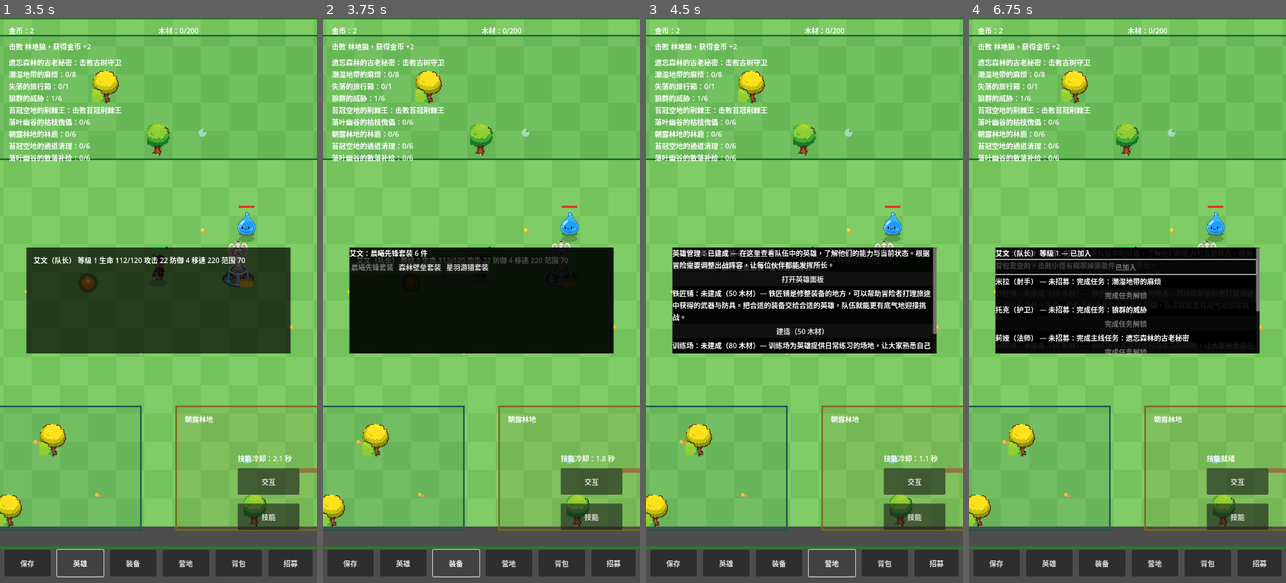
Above: before the commit, frames 1-4 (left to right).
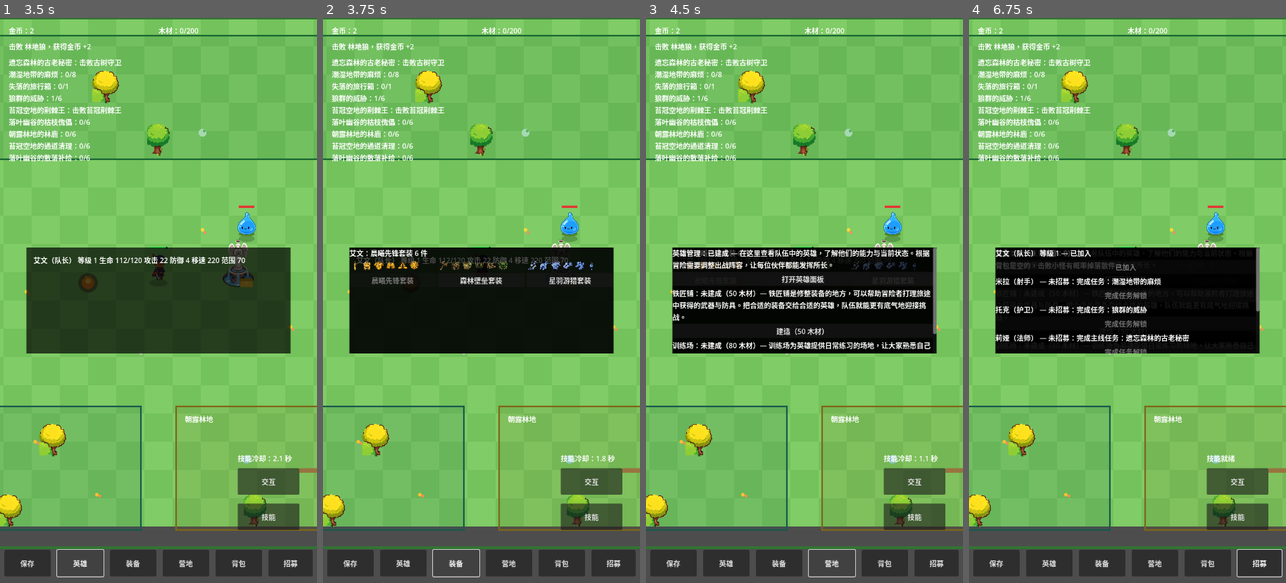
Above: after the commit, the same moments.

Repository: oneyi53/game
Game: Godot game, scene res://scenes/main.tscn
Same seed, same stepped clock (60 frames per second), same inputs: the game is played once before the commit and once after it.
Inputs:
- Up to frame 1 (3.5 s): click "技能" at 0.5 s; click "交互" at 1.25 s; click "保存" at 2 s; click "英雄" at 2.75 s
- Up to frame 2 (3.75 s): click "装备" at 3.5 s
- Up to frame 3 (4.5 s): click "营地" at 4.25 s
- Up to frame 4 (6.75 s): click "背包" at 5 s; click "招募" at 5.75 s; click "森林壁垒套装" at 6.5 s

Frame 1 is identical in both runs. In frame 2, 1.1% of the frame differs, in the area x 8-86%, y 42-48%; in frame 3, 0.3%; in frame 4, 0.5%.

Commit message:
art: connect existing equipment and scene sprites

Diff:
--- a/scripts/ui/equip_panel.gd
+++ b/scripts/ui/equip_panel.gd
@@ -1,17 +1,38 @@
 class_name EquipPanel
 extends Control
 
-# Equipment swap panel: one row per hero showing the set currently
-# worn, plus one button per set (晨曦先锋 / 森林壁垒 / 星羽游猎).
-# Tapping a set button swaps that hero's whole six-piece set at once
-# and emits swap_requested; main re-applies the bonus and saves.
-# The button for the currently worn set is disabled. There is no
-# backpack, upgrade or dismantle UI in M1. set_lines is kept only
-# as a label-only fallback and is not used by main.
-
+# Set swapping remains atomic; the original six-piece PNGs are now
+# displayed in each set card so all available equipment art is visible.
 signal swap_requested(hero_id, set_id)
 
 @onready var panel_label: RichTextLabel = $PanelLabel
+
+const SET_PIECE_TEXTURES := {
+    "dawn_vanguard": [
+        preload("res://assets/art-v1/sprites/equipment_sets/dawn_vanguard_weapon.png"),
+        preload("res://assets/art-v1/sprites/equipment_sets/dawn_vanguard_helmet.png"),
+        preload("res://assets/art-v1/sprites/equipment_sets/dawn_vanguard_chest.png"),
+        preload("res://assets/art-v1/sprites/equipment_sets/dawn_vanguard_gloves.png"),
+        preload("res://assets/art-v1/sprites/equipment_sets/dawn_vanguard_boots.png"),
+        preload("res://assets/art-v1/sprites/equipment_sets/dawn_vanguard_accessory.png")
+    ],
+    "forest_bulwark": [
+        preload("res://assets/art-v1/sprites/equipment_sets/forest_bulwark_weapon.png"),
+        preload("res://assets/art-v1/sprites/equipment_sets/forest_bulwark_helmet.png"),
+        preload("res://assets/art-v1/sprites/equipment_sets/forest_bulwark_chest.png"),
+        preload("res://assets/art-v1/sprites/equipment_sets/forest_bulwark_gloves.png"),
+        preload("res://assets/art-v1/sprites/equipment_sets/forest_bulwark_boots.png"),
+        preload("res://assets/art-v1/sprites/equipment_sets/forest_bulwark_accessory.png")
+    ],
+    "starfeather_hunt": [
+        preload("res://assets/art-v1/sprites/equipment_sets/starfeather_hunt_weapon.png"),
+        preload("res://assets/art-v1/sprites/equipment_sets/starfeather_hunt_helmet.png"),
+        preload("res://assets/art-v1/sprites/equipment_sets/starfeather_hunt_chest.png"),
+        preload("res://assets/art-v1/sprites/equipment_sets/starfeather_hunt_gloves.png"),
+        preload("res://assets/art-v1/sprites/equipment_sets/starfeather_hunt_boots.png"),
+        preload("res://assets/art-v1/sprites/equipment_sets/starfeather_hunt_accessory.png")
+    ]
+}
 
 var heroes: Array = []
 var manager: EquipmentManager = null
@@ -72,19 +93,33 @@
         var hero_id: String = str(hero.hero_id)
         var current: String = manager.equipped_set_id_for_hero(hero_id)
         var row_label: Label = Label.new()
-        if current == "":
-            row_label.text = str(hero.hero_name) + "：未穿戴套装"
-        else:
-            row_label.text = str(hero.hero_name) + "：" + manager.set_name(current) + " 6 件"
+        row_label.text = str(hero.hero_name) + ("：未穿戴套装" if current == "" else "：" + manager.set_name(current) + " 6 件")
         list_box.add_child(row_label)
-        var row: HBoxContainer = HBoxContainer.new()
-        list_box.add_child(row)
-        for set_id in manager.set_ids():
+        var sets_row: HBoxContainer = HBoxContainer.new()
+        sets_row.size_flags_horizontal = Control.SIZE_EXPAND_FILL
+        list_box.add_child(sets_row)
+        for set_value in manager.set_ids():
+            var set_id: String = str(set_value)
+            var card: VBoxContainer = VBoxContainer.new()
+            card.size_flags_horizontal = Control.SIZE_EXPAND_FILL
+            sets_row.add_child(card)
+            var icons: HBoxContainer = HBoxContainer.new()
+            icons.add_theme_constant_override("separation", 1)
+            card.add_child(icons)
+            var textures: Array = SET_PIECE_TEXTURES.get(set_id, [])
+            for texture in textures:
+                var icon: TextureRect = TextureRect.new()
+                icon.texture = texture
+                icon.custom_minimum_size = Vector2(26.0, 26.0)
+                icon.expand_mode = TextureRect.EXPAND_IGNORE_SIZE
+                icon.stretch_mode = TextureRect.STRETCH_KEEP_ASPECT_CENTERED
+                icons.add_child(icon)
             var button: Button = Button.new()
-            button.text = manager.set_name(str(set_id))
-            button.disabled = (str(set_id) == current)
-            button.pressed.connect(_on_set_button_pressed.bind(hero_id, str(set_id)))
-            row.add_child(button)
+            button.text = manager.set_name(set_id)
+            button.size_flags_horizontal = Control.SIZE_EXPAND_FILL
+            button.disabled = (set_id == current)
+            button.pressed.connect(_on_set_button_pressed.bind(hero_id, set_id))
+            card.add_child(button)
 
 func _on_set_button_pressed(hero_id: String, set_id: String) -> void:
     swap_requested.emit(hero_id, set_id)
